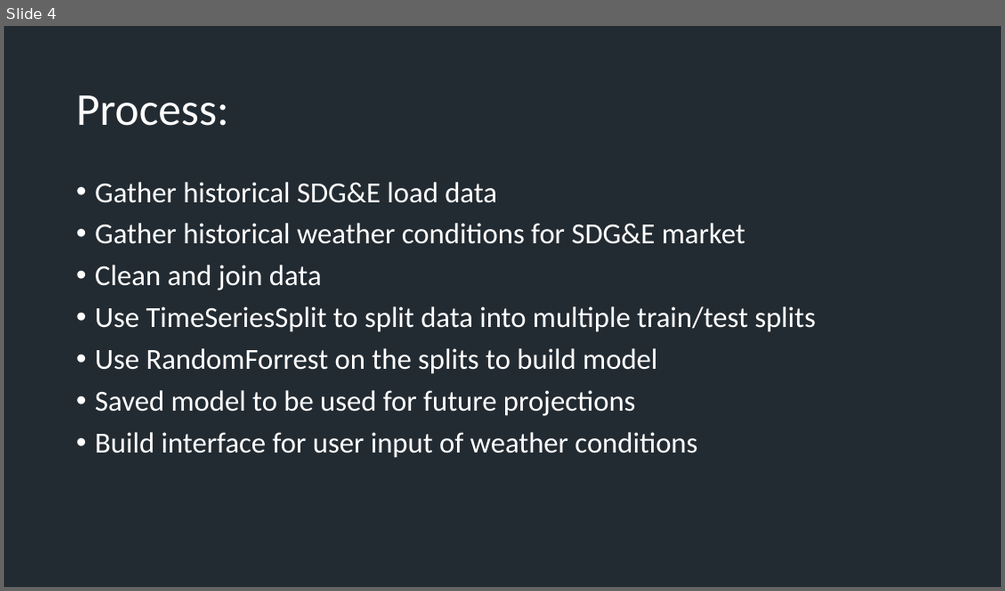
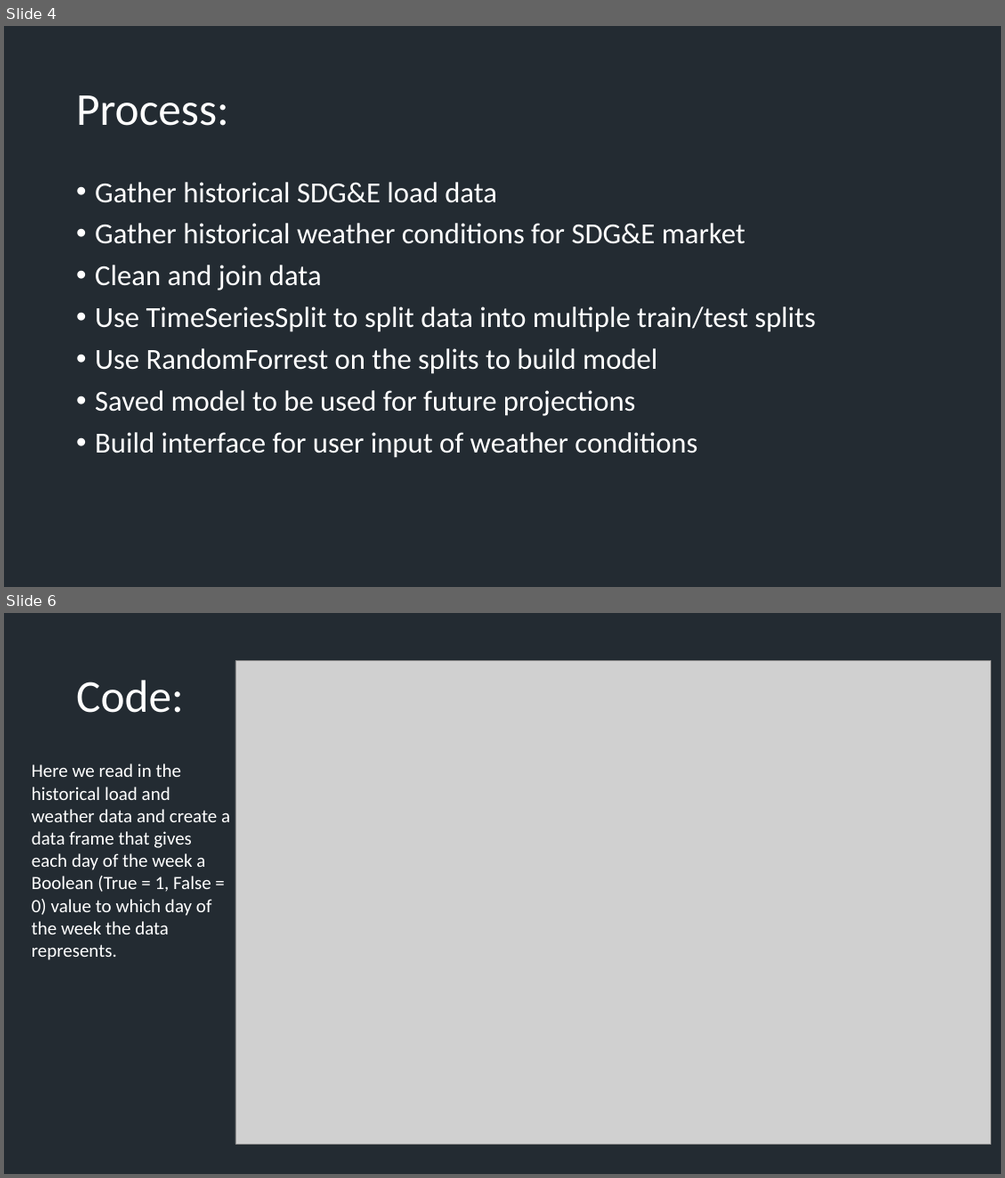
Before and after one commit to Matlickp/Energy_Load_Forecasting, a slide deck: Energy Load Forecasting Presentation.pptx. Shown one above the other, each under a label of ours: slide 4 before the commit, slides 4 and 6 after it; the slides between them are not shown. The pictures are 1005x591 and 1005x1178 pixels, drawn with LibreOffice and Linux fonts; fonts in the diff are those of the drawing; grey boxes stand for pictures; background and template pictures are left out. Boxes give left, top, right and bottom in pixels: in the first picture for what was removed or moved away, otherwise in the second. Text is boxed around its words. In the diff, an @@ line names an element or a change of style, - is before the commit and + after.

Commit message:
updated presentation, added images

```diff
--- a/Energy Load Forecasting Presentation.pptx
+++ b/Energy Load Forecasting Presentation.pptx
@@ slide 6 added at [4, 613, 1001, 1174], background picture (left out) @@
@@ picture added at [235, 661, 991, 1144] @@
@@ title added at [76, 680, 184, 713], 88 pt, text #FFFFFF @@
+Code:
@@ text added at [32, 763, 230, 960], 36 pt, text #FFFFFF @@
+Here we read in the historical load and weather data and create a data frame that gives each day of the week a Boolean (True = 1, False = 0) value to which day of the week the data represents.
```
Also in this commit, not shown: 1 slide changed, 8 other slides added, 6 slides removed, 5 other files.
